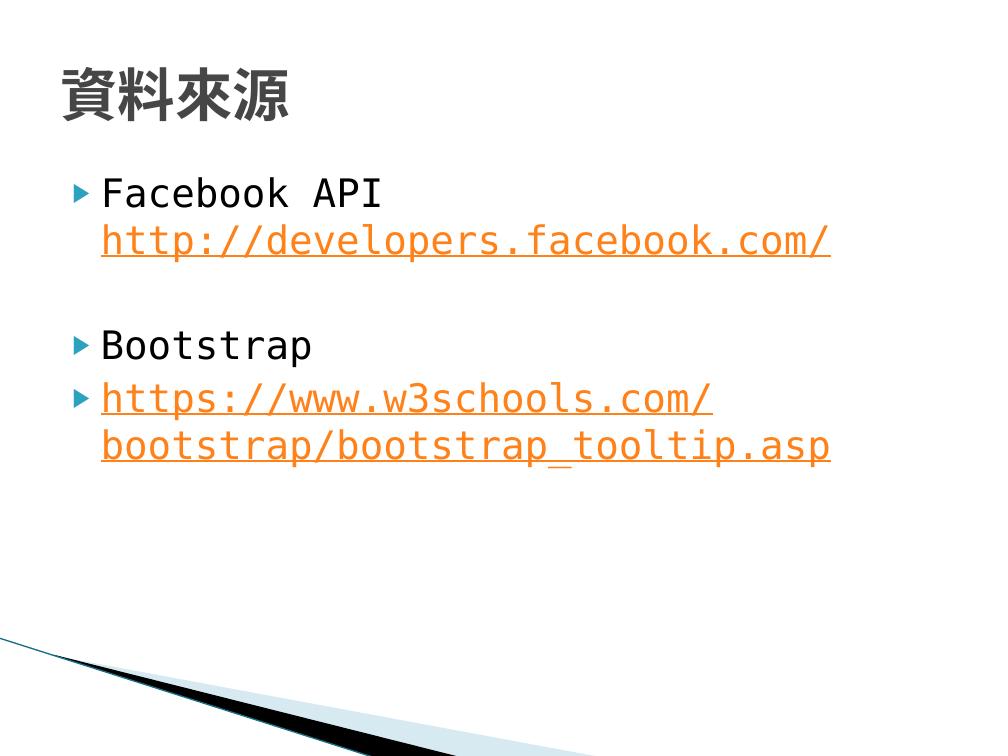
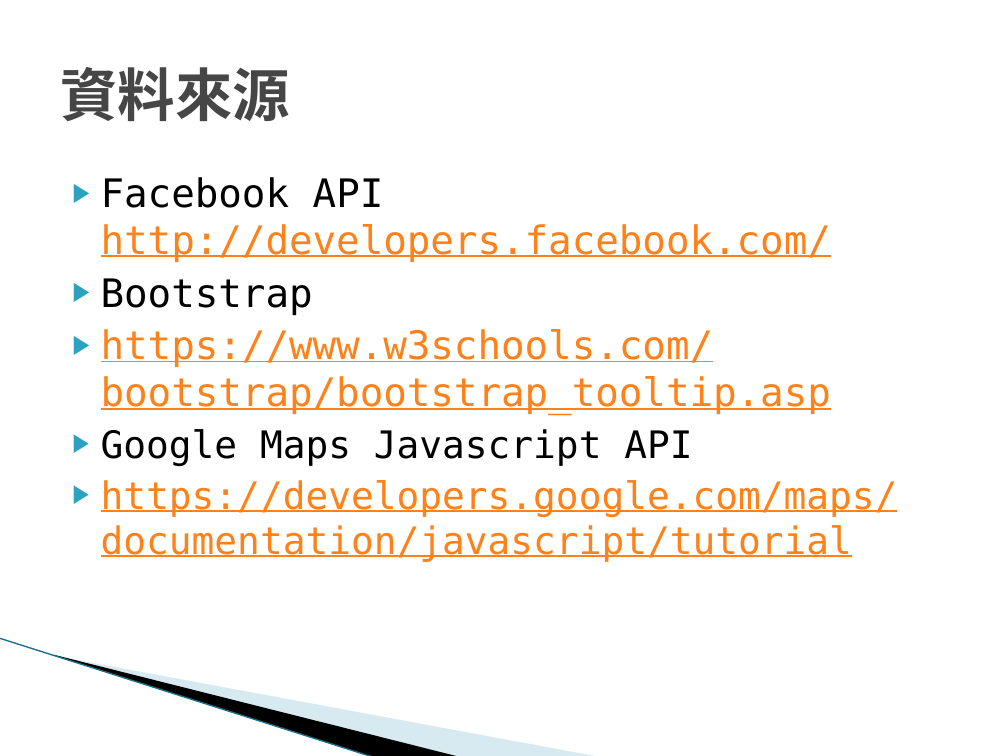
Before and after one commit to brad072623/hw, a slide deck: slide 14 of 台灣旅遊地圖-00757108+00757128.pptx (slide 8 before the commit). Drawn at 1008x756 pixels with LibreOffice and Linux fonts; fonts in the diff are those of the drawing; background and template pictures are left out. Boxes give left, top, right and bottom in pixels: in the first picture for what was removed or moved away, otherwise in the second. Text is boxed around its words. In the diff, an @@ line names an element or a change of style, - is before the commit and + after.

```diff
--- a/台灣旅遊地圖-00757108+00757128.pptx
+++ b/台灣旅遊地圖-00757108+00757128.pptx
@@ text at [101,429,898,562]: paragraphs added @@
+▶ Google Maps Javascript API
+▶ https://developers.google.com/maps/documentation/javascript/tutorial
```
Also in this commit, not shown: 4 other slides changed, 6 slides added, 1 slide removed.
